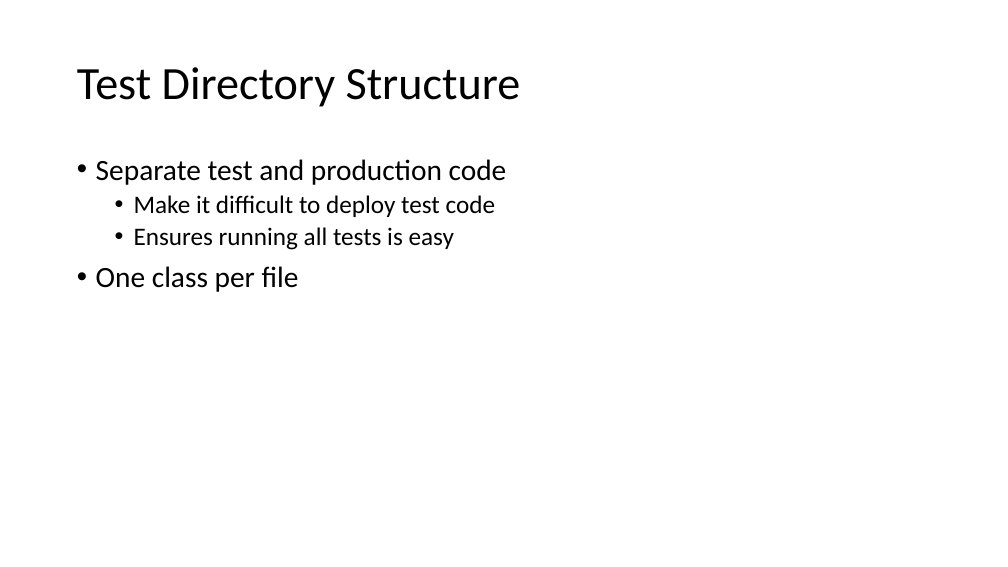
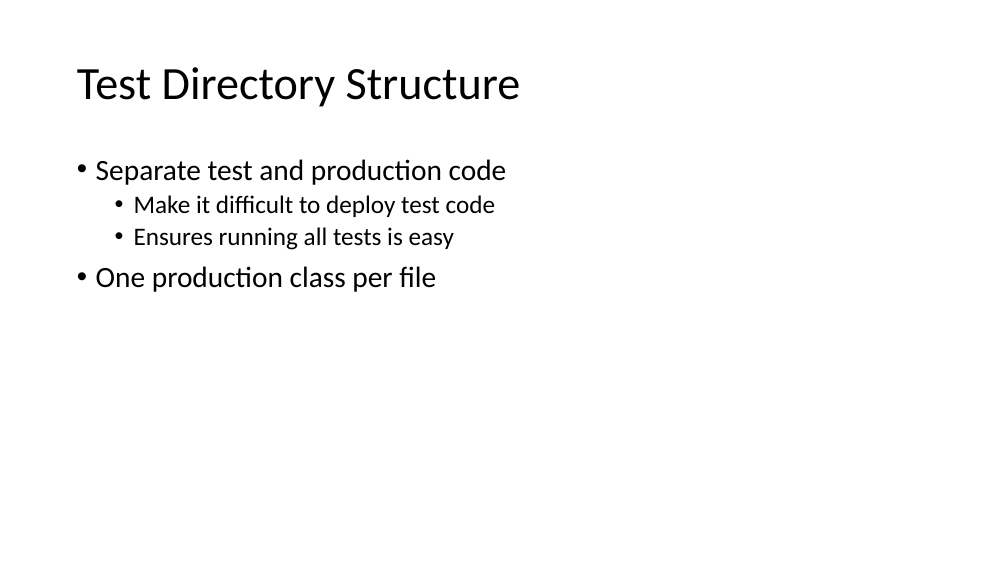
Before and after one commit to LlanddewiLovesYou/TDD_Darts, a slide deck: slide 6 of curriculum.pptx. Drawn at 1008x567 pixels with LibreOffice and Linux fonts; fonts in the diff are those of the drawing. Boxes give left, top, right and bottom in pixels: in the first picture for what was removed or moved away, otherwise in the second. Text is boxed around its words. In the diff, an @@ line names an element or a change of style, - is before the commit and + after.

```diff
--- a/curriculum.pptx
+++ b/curriculum.pptx
@@ text at [96,266,436,292]: text changed @@
-• One class per file
+• One production class per file
```
Also in this commit, not shown: 21 other slides changed.
